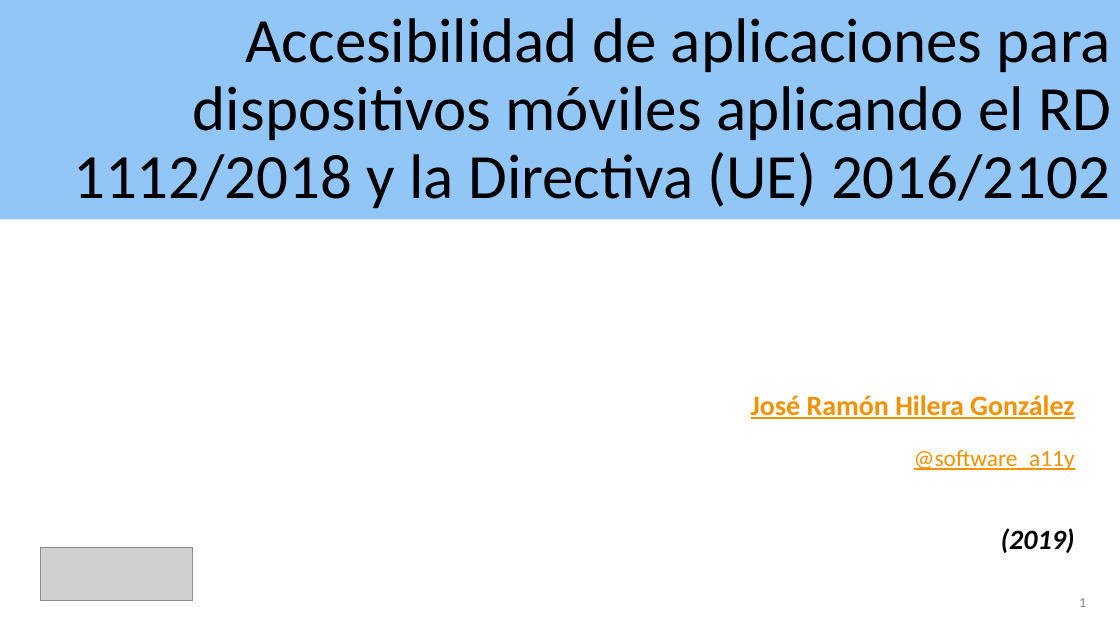
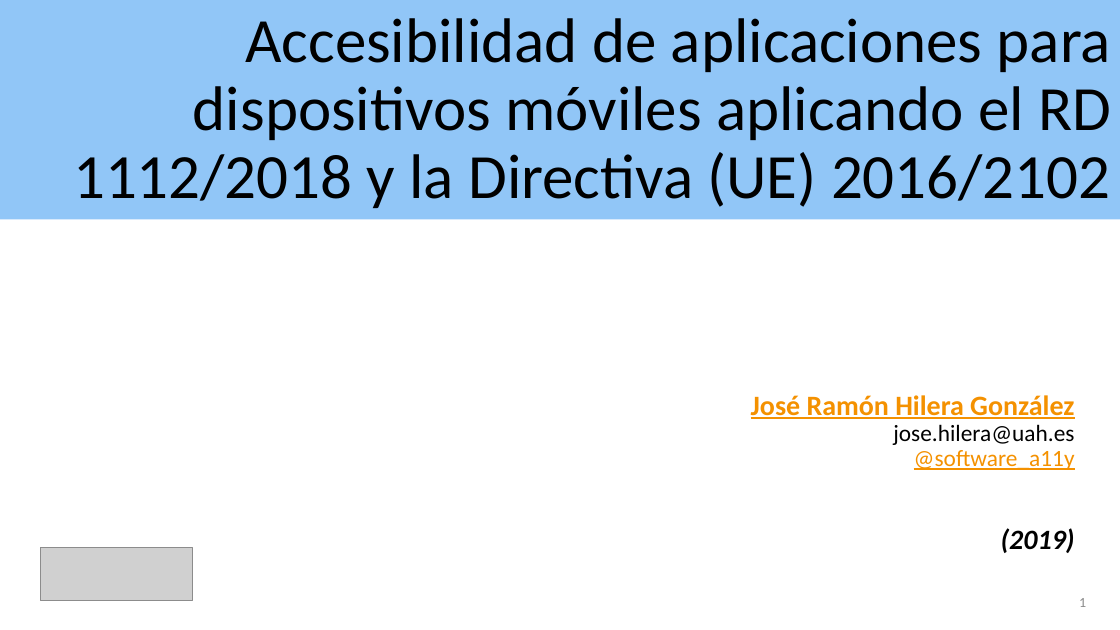
Before and after one commit to josehilera/accesibilidad, a slide deck: slide 1 of apps/Accesibilidad apps aplicando RD 1112 2018.pptx. Drawn at 1120x630 pixels with LibreOffice and Linux fonts; fonts in the diff are those of the drawing; grey boxes stand for pictures. Boxes give left, top, right and bottom in pixels: in the first picture for what was removed or moved away, otherwise in the second. Text is boxed around its words. In the diff, an @@ line names an element or a change of style, - is before the commit and + after.

Commit message:
Ejemplo de evaluación de accesibilidad de app

```diff
--- a/apps/Accesibilidad apps aplicando RD 1112 2018.pptx
+++ b/apps/Accesibilidad apps aplicando RD 1112 2018.pptx
@@ subtitle at [751,395,1075,470]: text changed; size 24 to 20 pt; bold off @@
-José Ramón Hilera González
-@software_a11y
+José Ramón Hilera González
+jose.hilera@uah.es
+@software_a11y
```
Also in this commit, not shown: 9 other slides changed, 1 slide removed, 4 other files.
